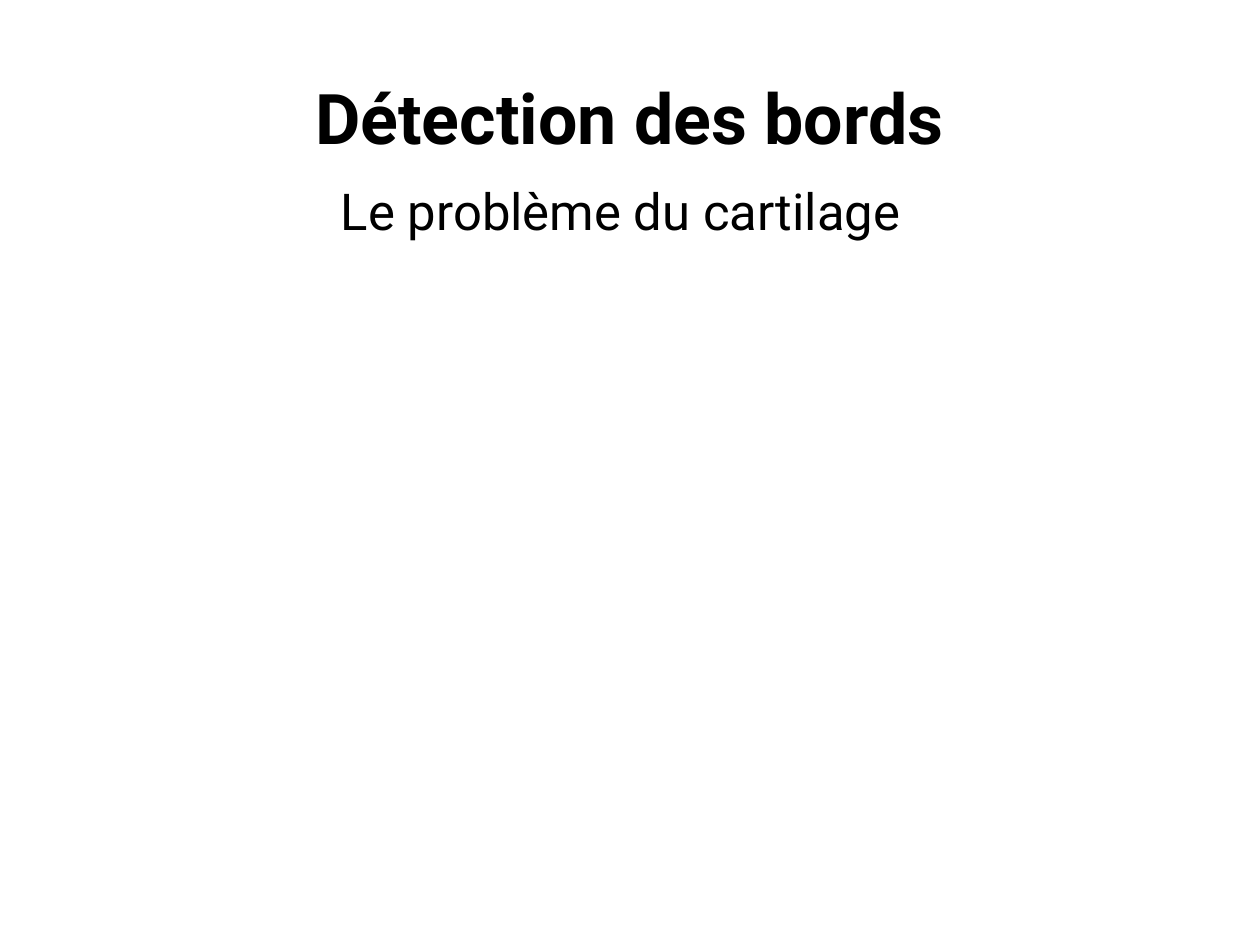
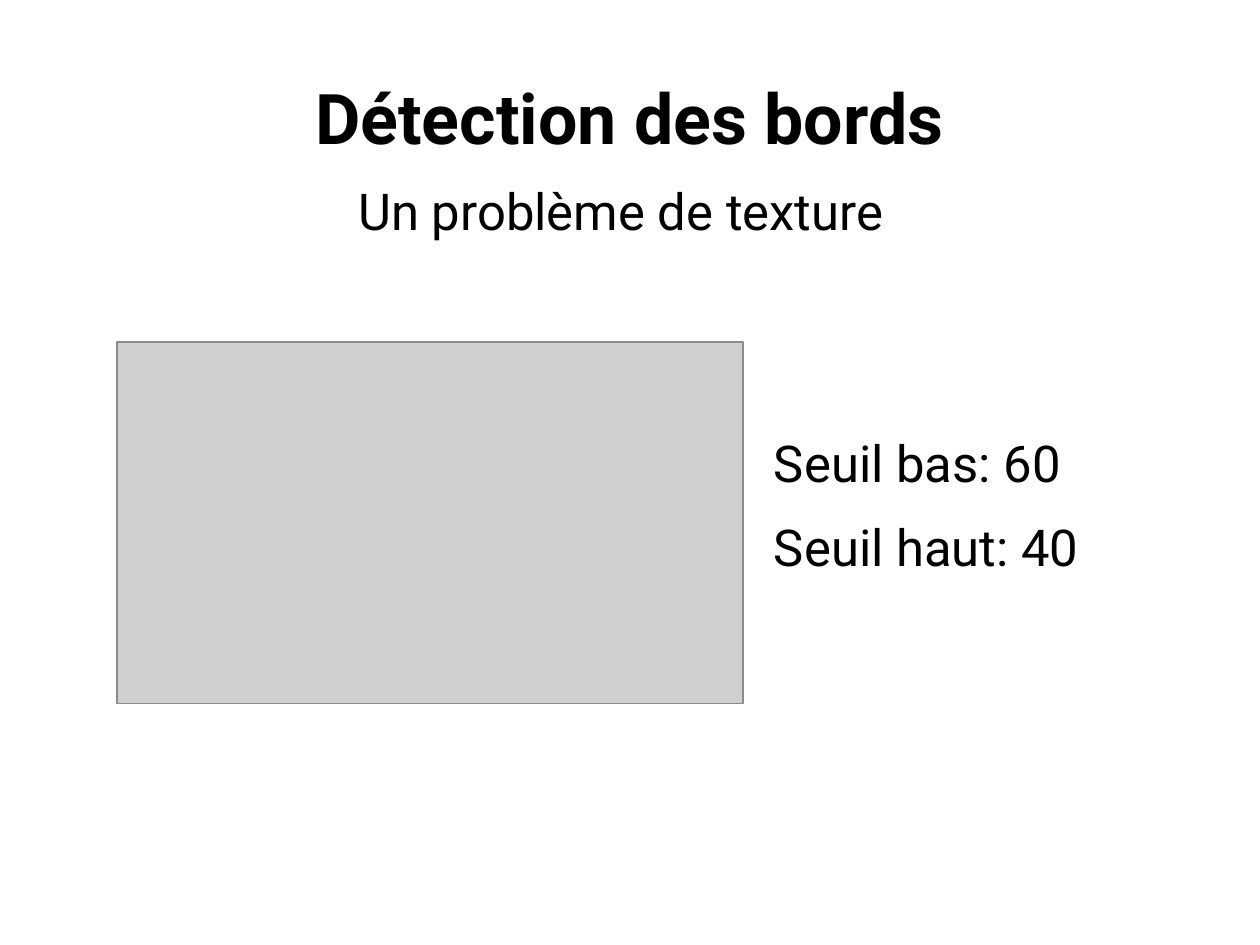
Before and after one commit to ewen-lbh/bone-fracture-detection, a slide deck: slide 6 of slides/mpsi/slides.odp. Drawn at 1260x945 pixels with LibreOffice and Linux fonts; fonts in the diff are those of the drawing; grey boxes stand for pictures. Boxes give left, top, right and bottom in pixels: in the first picture for what was removed or moved away, otherwise in the second. Text is boxed around its words. In the diff, an @@ line names an element or a change of style, - is before the commit and + after.

Commit message:
slides: continue

```diff
--- a/slides/mpsi/slides.odp
+++ b/slides/mpsi/slides.odp
@@ text at (358, 192, 883, 241): text changed @@
-Le problème du cartilage
+Un problème de texture
@@ picture added at (117, 342, 743, 704) @@
@@ text added at (774, 444, 1078, 567), 32 pt, text #000000 @@
+Seuil bas: 60
+Seuil haut: 40
```
